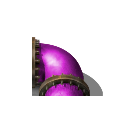
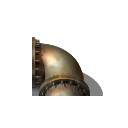
Two versions of the same layered image (128x128). Layer-by-layer changes:
pixels changed over [36, 41, 85, 96] (layer not identified)
